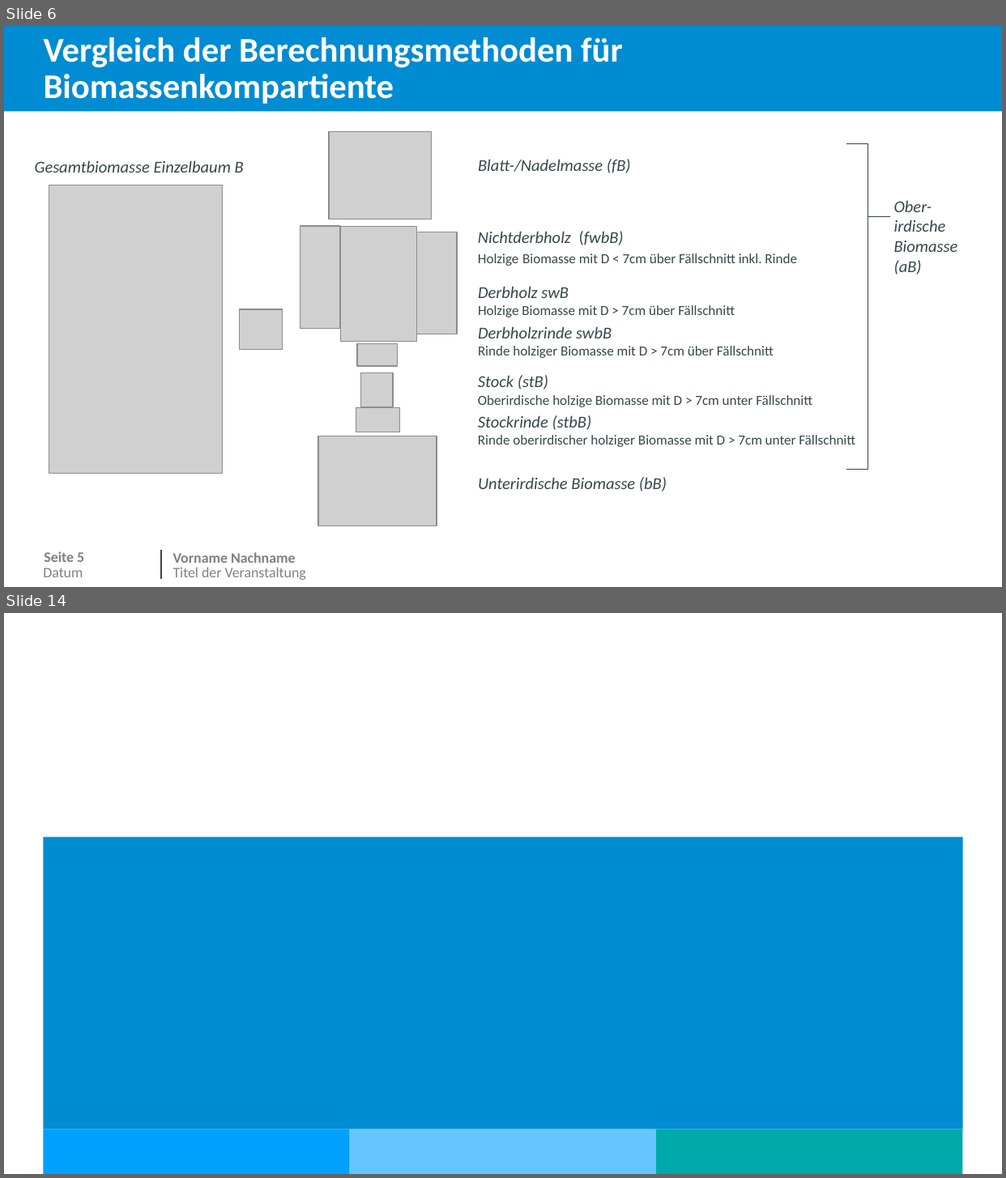
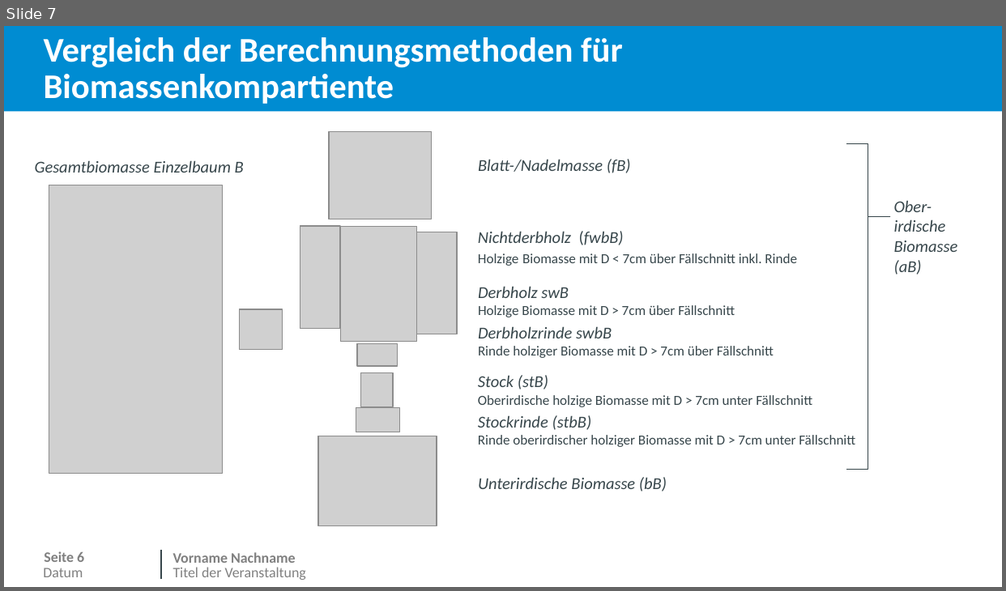
Before and after one commit to JetteGercken/TI_BZE_BE_analysis, a slide deck: info/biomasse_vergleich_MoMoK_BE.pptx. Shown one above the other, each under a label of ours: slides 6 and 14 before the commit, slide 7 after it; the slides between them are not shown. The pictures are 1006x1178 and 1006x591 pixels, drawn with LibreOffice and Linux fonts; fonts in the diff are those of the drawing; grey boxes stand for pictures; background and template pictures are left out. Boxes give left, top, right and bottom in pixels: in the first picture for what was removed or moved away, otherwise in the second. Text is boxed around its words. In the diff, an @@ line names an element or a change of style, - is before the commit and + after.

```diff
--- a/info/biomasse_vergleich_MoMoK_BE.pptx
+++ b/info/biomasse_vergleich_MoMoK_BE.pptx
@@ slide 14 removed at bbox=[4, 613, 1002, 1174], background #FFFFFF @@
@@ rectangle removed at bbox=[4, 613, 1002, 1174] @@
@@ rectangle removed at bbox=[43, 837, 963, 1129] @@
@@ rectangle removed at bbox=[43, 1130, 349, 1174] @@
@@ rectangle removed at bbox=[349, 1130, 655, 1174] @@
@@ rectangle removed at bbox=[657, 1130, 963, 1174] @@
@@ what was slide 6 is now slide 7 @@
@@ page number at bbox=[44, 552, 84, 562]: text changed @@
-Seite 5
+Seite 6
```
Also in this commit, not shown: 6 slides changed, 5 slides added, 3 other slides removed, 1 other file.
